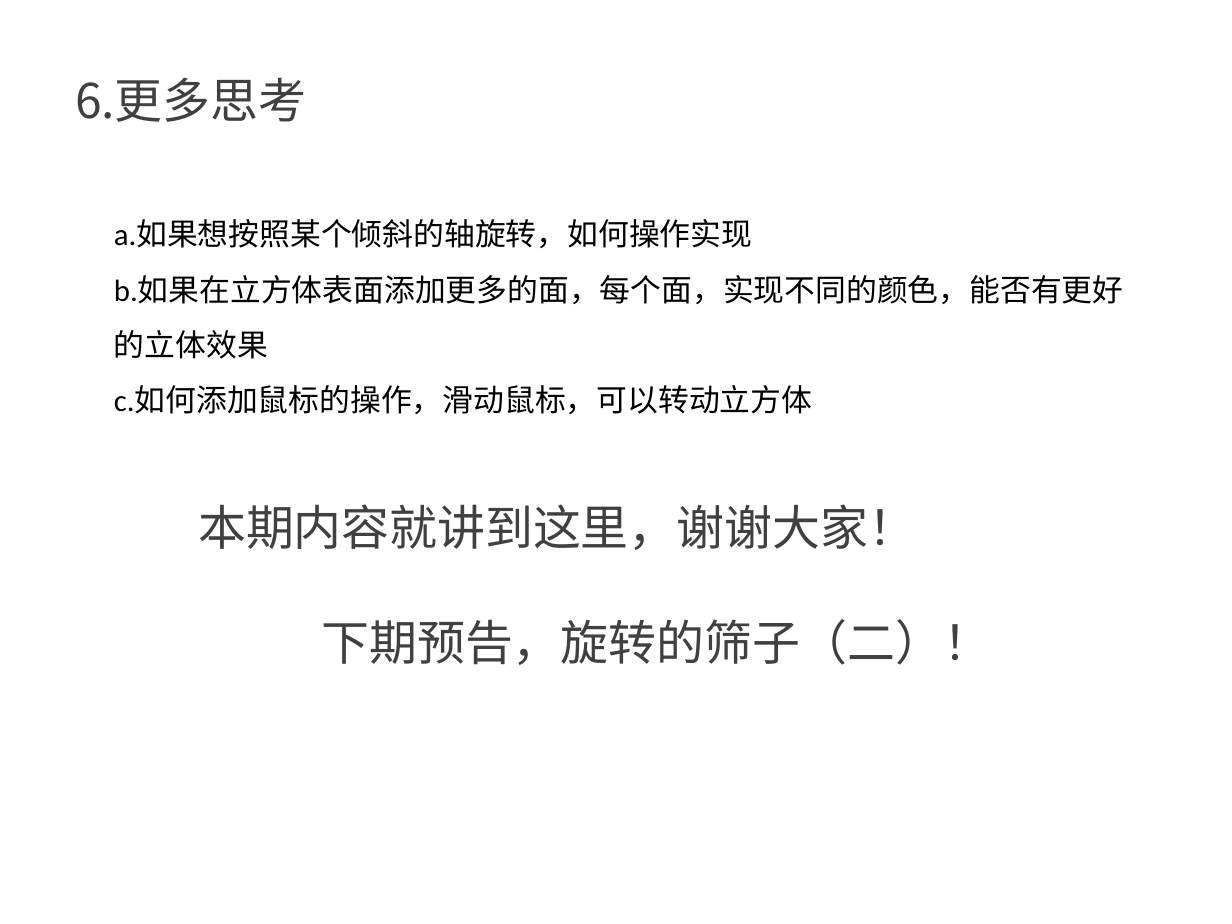
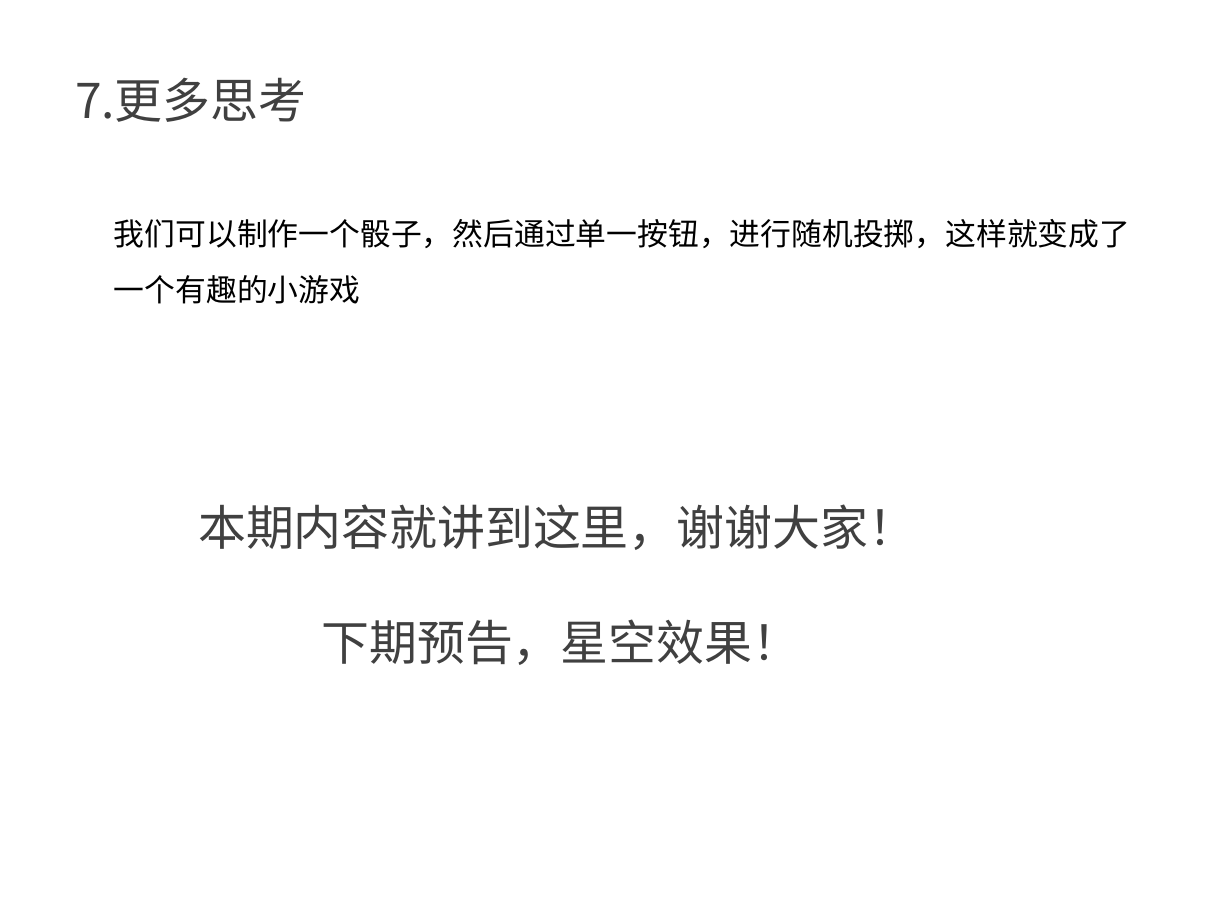
Before and after one commit to kong66/webAni, a slide deck: slide 13 of 3-dice2/dice.pptx (slide 33 before the commit). Drawn at 1232x924 pixels with LibreOffice and Linux fonts; fonts in the diff are those of the drawing. Boxes give left, top, right and bottom in pixels: in the first picture for what was removed or moved away, otherwise in the second. Text is boxed around its words. In the diff, an @@ line names an element or a change of style, - is before the commit and + after.

```diff
--- a/3-dice2/dice.pptx
+++ b/3-dice2/dice.pptx
@@ text at (75, 77, 306, 122): text changed @@
-6.更多思考
+7.更多思考
@@ text at (114, 219, 1130, 304): text changed @@
-a.如果想按照某个倾斜的轴旋转，如何操作实现
-b.如果在立方体表面添加更多的面，每个面，实现不同的颜色，能否有更好的立体效果
-c.如何添加鼠标的操作，滑动鼠标，可以转动立方体
+我们可以制作一个骰子，然后通过单一按钮，进行随机投掷，这样就变成了一个有趣的小游戏
@@ text at (321, 619, 799, 665): text changed @@
-下期预告，旋转的筛子（二）！
+下期预告，星空效果！
```
Also in this commit, not shown: 4 other slides changed, 7 slides added, 27 slides removed, 3 other files.
